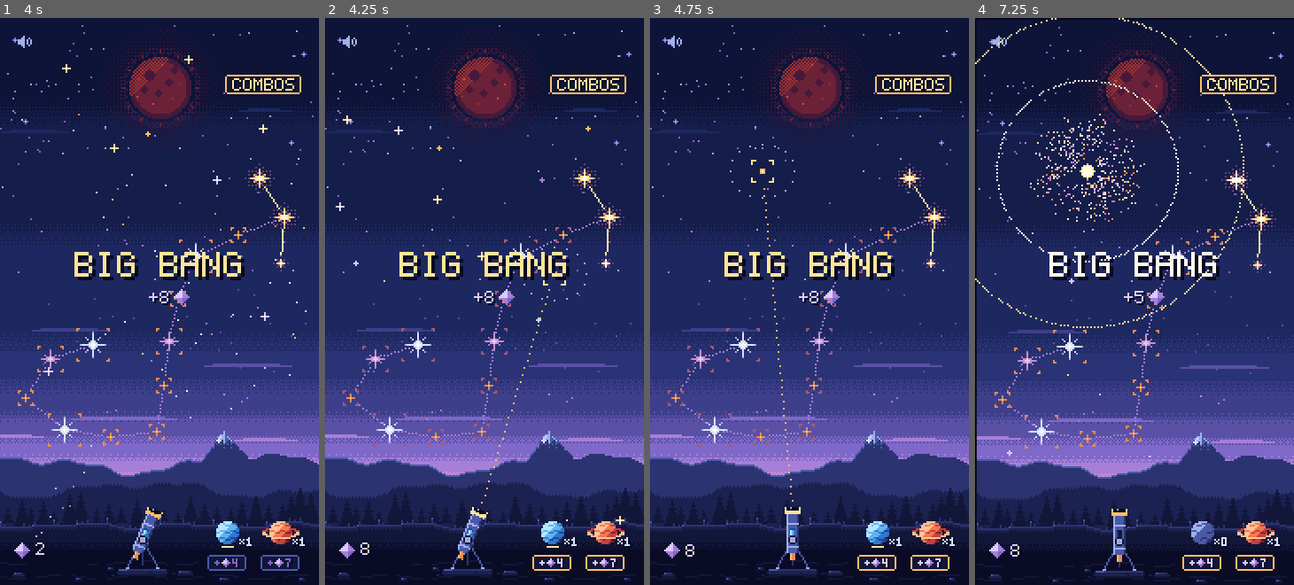
Above: before the commit, frames 1-4 (left to right).
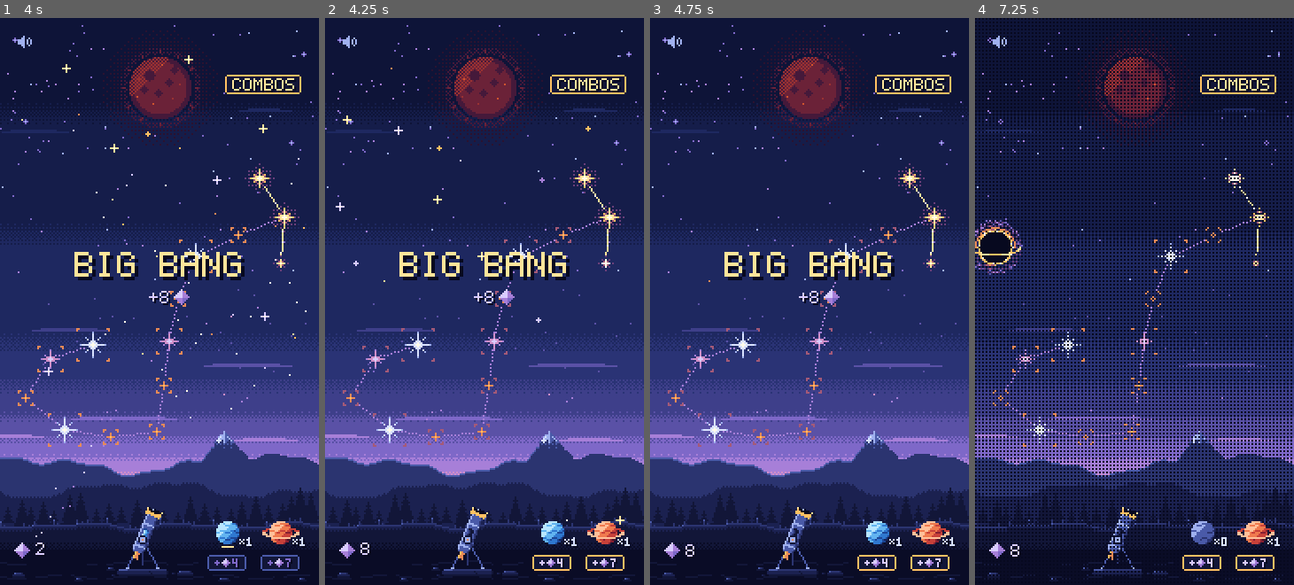
Above: after the commit, the same moments.

Repository: mrafael1/DustInSpace
Game: Godot game, scene res://game/scenes/main.tscn
Same seed, same stepped clock (60 frames per second), same inputs: the game is played once before the commit and once after it. This scene is started directly instead of the project's main scene.
Inputs (mouse positions are in pixels of both pictures, inside the frame that each line leads up to):
- Up to frame 1 (4 s): tap Enter at 0.5 s; move the mouse to (229, 273) at 0.52 s; tap B at 0.6, 2.1 s; click (229, 273) at 0.67 s; tap L at 0.8, 2.3, 3.8 s; drag from (95, 329) to (143, 414) at 1.27 s; move the mouse to (191, 176) at 2.02 s; click (191, 176) at 2.17 s; drag from (143, 414) to (63, 216) at 2.77 s; move the mouse to (255, 386) at 3.52 s; hold Shift from 3.53 s (still down); click (255, 386) at 3.67 s
- Up to frame 2 (4.25 s): keep holding Shift
- Up to frame 3 (4.75 s): release Shift at 4.25 s; drag from (713, 216) to (761, 159) at 4.27 s
- Up to frame 4 (7.25 s): move the mouse to (1150, 301) at 5.02 s; tap Ctrl at 5.1 s; click (1150, 301) at 5.17 s; tap L at 5.3, 6.8 s; drag from (1086, 159) to (1070, 329) at 5.77 s; move the mouse to (1204, 273) at 6.52 s; tap F at 6.6 s; click (1204, 273) at 6.67 s

Frame 1 is identical in both runs. In frame 2, 0.2% of the frame differs, in the area x 44-83%, y 40-94%; in frame 3, 0.6%; in frame 4, 32%, in the area x 0-100%, y 0-100%.

Commit message:
fix: a launch leaves the slingshot empty until the player loads a planet
Co-Authored-By: Claude Opus 5.5 <noreply@anthropic.com>

Diff:
--- a/game/core/run_state.gd
+++ b/game/core/run_state.gd
@@ -8,6 +8,7 @@
 ## one star to the next, must be at most scorpio.max_link_distance long.
 
 signal pack_bought(kind: String, dust_after: int)
+## `kind` is now in the slingshot; "" when a launch left it empty.
 signal pack_loaded(kind: String)
 signal pack_launched(kind: String, burst_position: Vector2i)
 signal pack_burst(kind: String, burst_position: Vector2i, stars: Array[Star])
@@ -371,7 +372,7 @@
 			encounter_step.emit(encounter.threat, encounter.step)
 	if orion != null and not orion.has_target():
 		_orion_mark()
-	_auto_load()
+	_empty_slingshot()
 	_check_end()
 	if tutorial != null and tutorial.launched():
 		tutorial_step.emit(tutorial.step)
@@ -911,6 +912,17 @@
 	loaded_pack = ""
 
 
+## After a launch the slingshot stays empty until the player loads or buys a planet (playtest: an
+## automatic reload made the next touch launch a planet they didn't pick). The guided run keeps
+## reloading until free play: its scripted launches need their planet.
+func _empty_slingshot() -> void:
+	if tutorial != null and tutorial.step != Tutorial.Step.DONE:
+		_auto_load()
+	elif loaded_pack != "":
+		loaded_pack = ""
+		pack_loaded.emit("")
+
+
 func _check_end() -> void:
 	if is_over():
 		return
--- a/game/fx/sfx.gd
+++ b/game/fx/sfx.gd
@@ -224,7 +224,8 @@
 		&"pack_bought":
 			play(&"pack_buy")
 		&"pack_loaded":
-			play(&"pack_load")
+			if event.args[0] != "":
+				play(&"pack_load")
 		&"pack_launched":
 			play(&"launch")
 		&"pack_split":
--- a/game/scenes/debug_keys.gd
+++ b/game/scenes/debug_keys.gd
@@ -1,7 +1,8 @@
 class_name DebugKeys
 extends Node
 ## Development shortcuts, active in debug builds only.
-## L: launch the loaded pack at a random point in the sky (stand-in until the slingshot, #5).
+## L: launch the loaded pack at a random point in the sky (stand-in until the slingshot, #5); with
+##    the slingshot empty, it loads the first owned kind first.
 ## B: the next pack opens as a Big Bang.
 ## T: switch between the telescope and the slingshot (issue #52's comparison).
 
@@ -51,10 +52,15 @@
 	return true
 
 
-## Launches like a player would: not while a sequence is still playing.
+## Launches like a player would: not while a sequence is still playing. An empty slingshot is
+## loaded first with the first owned kind, so L can be pressed again and again.
 func launch_at_random() -> bool:
 	if _run == null or _sequencer.is_busy():
 		return false
+	if _run.loaded_pack == "":
+		for kind: String in _run.balance.pack_kinds():
+			if _run.load_pack(kind):
+				break
 	var sky: Rect2i = _run.sky_rect
 	var target := Vector2i(
 		_rng.randi_range(sky.position.x, sky.end.x - 1),
Not shown, changed: docs/design.md
